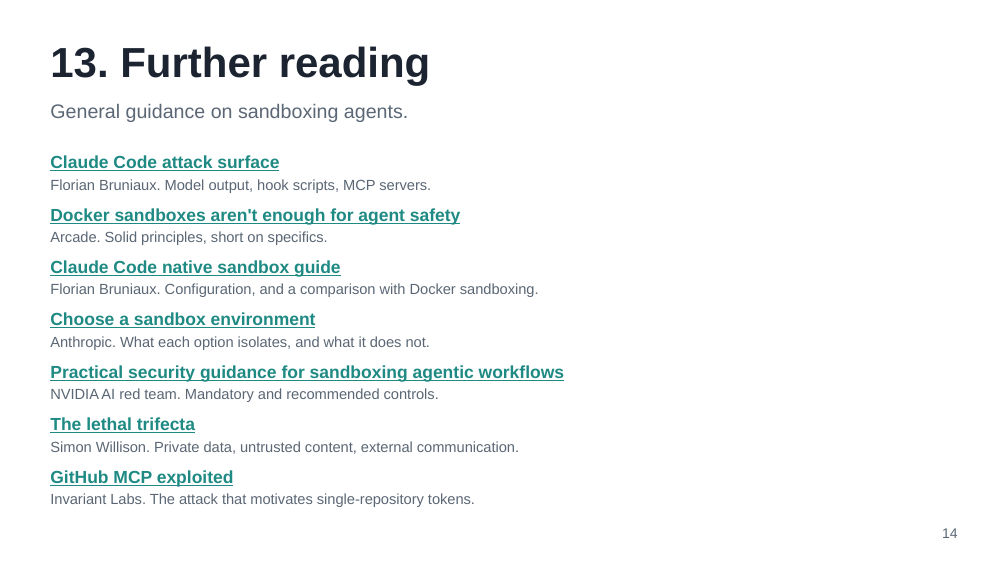
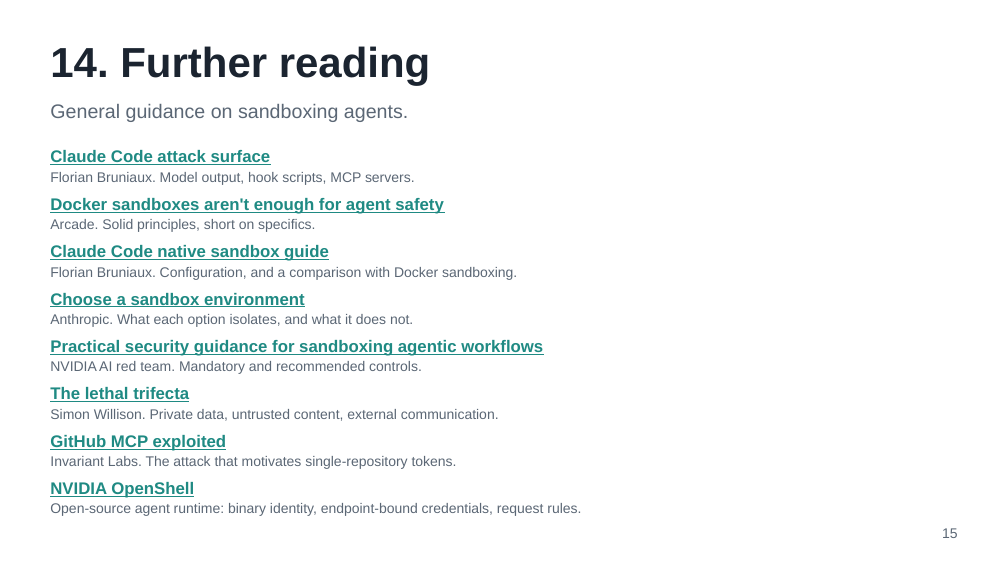
Before and after one commit to corwinjoy/agent-sandbox, a slide deck: slide 15 of slides/agent-sandbox-talk.odp (slide 14 before the commit). Drawn at 1008x567 pixels with LibreOffice and Linux fonts; fonts in the diff are those of the drawing. Boxes give left, top, right and bottom in pixels: in the first picture for what was removed or moved away, otherwise in the second. Text is boxed around its words. In the diff, an @@ line names an element or a change of style, - is before the commit and + after.

```diff
--- a/slides/agent-sandbox-talk.odp
+++ b/slides/agent-sandbox-talk.odp
@@ text at bbox=[50, 46, 431, 85]: text changed @@
-13. Further reading
+14. Further reading
@@ text "Florian Bruniaux. Model output, hook ...": place and size @@
-text "Florian Bruniaux. Model output, hook ..." at bbox=[50, 179, 431, 193]
+text "Florian Bruniaux. Model output, hook ..." at bbox=[50, 172, 415, 185]
@@ text "Docker sandboxes aren't enough for ...": place and size @@
-text "Docker sandboxes aren't enough for ..." at bbox=[50, 208, 461, 225]
+text "Docker sandboxes aren't enough for ..." at bbox=[50, 198, 443, 214]
@@ text "Arcade. Solid principles, short on ...": place and size @@
-text "Arcade. Solid principles, short on ..." at bbox=[50, 231, 328, 245]
+text "Arcade. Solid principles, short on ..." at bbox=[50, 219, 315, 232]
@@ text "Claude Code native sandbox guide": place and size @@
-text "Claude Code native sandbox guide" at bbox=[50, 260, 341, 277]
+text "Claude Code native sandbox guide" at bbox=[50, 245, 329, 261]
@@ text "Florian Bruniaux. Configuration, and a ...": place and size @@
-text "Florian Bruniaux. Configuration, and a ..." at bbox=[50, 283, 539, 297]
+text "Florian Bruniaux. Configuration, and a ..." at bbox=[50, 267, 517, 280]
@@ text "Choose a sandbox environment": place and size @@
-text "Choose a sandbox environment" at bbox=[50, 312, 316, 328]
+text "Choose a sandbox environment" at bbox=[50, 293, 305, 307]
@@ 3 texts: place and size @@
-3 texts at bbox=[50, 336, 564, 402]
+3 texts at bbox=[50, 314, 543, 374]
@@ text "The lethal trifecta": place and size @@
-text "The lethal trifecta" at bbox=[50, 417, 195, 433]
+text "The lethal trifecta" at bbox=[50, 387, 189, 402]
@@ text "Simon Willison. Private data, untrusted ...": place and size @@
-text "Simon Willison. Private data, untrusted ..." at bbox=[50, 441, 519, 454]
+text "Simon Willison. Private data, untrusted ..." at bbox=[50, 409, 499, 421]
@@ size 12.5 to 12 pt in 7 elements at bbox=[50, 150, 271, 165], bbox=[50, 198, 443, 214], bbox=[50, 245, 329, 261], bbox=[50, 293, 305, 307], bbox=[50, 340, 543, 356], bbox=[50, 387, 189, 402], bbox=[50, 435, 227, 451] @@
@@ text "GitHub MCP exploited": place and size @@
-text "GitHub MCP exploited" at bbox=[50, 470, 234, 487]
+text "GitHub MCP exploited" at bbox=[50, 435, 227, 451]
@@ size 10.5 to 10 pt in 7 elements at bbox=[50, 172, 415, 185], bbox=[50, 219, 315, 232], bbox=[50, 267, 517, 280], bbox=[50, 314, 413, 327], bbox=[50, 361, 422, 374], bbox=[50, 409, 499, 421], bbox=[50, 456, 457, 469] @@
@@ text "Invariant Labs. The attack that ...": place and size @@
-text "Invariant Labs. The attack that ..." at bbox=[50, 493, 475, 507]
+text "Invariant Labs. The attack that ..." at bbox=[50, 456, 457, 469]
@@ text added at bbox=[50, 482, 194, 498], 12 pt, text #1F8A83, bold, underline @@
+NVIDIA OpenShell
@@ text added at bbox=[50, 503, 581, 516], 10 pt, text #5B6775 @@
+Open-source agent runtime: binary identity, endpoint-bound credentials, request rules.
@@ text at bbox=[942, 528, 958, 538]: text changed @@
-14
+15
```
Also in this commit, not shown: 6 other slides changed, 1 slide added, 21 other files.
